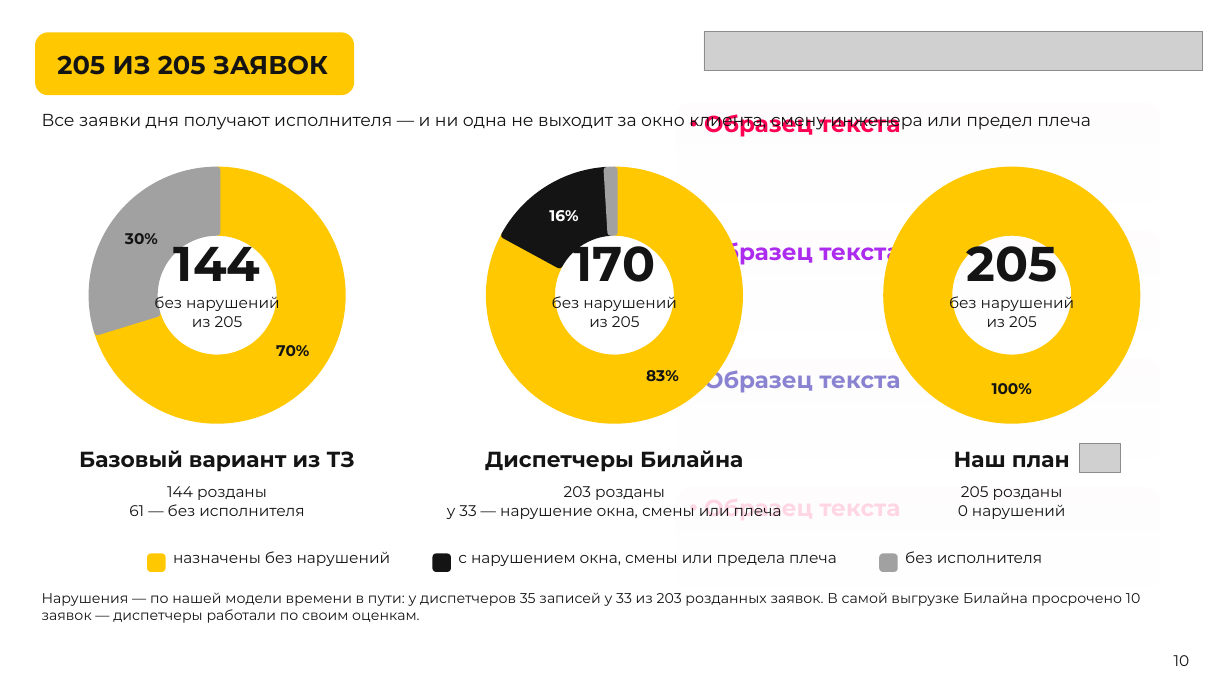
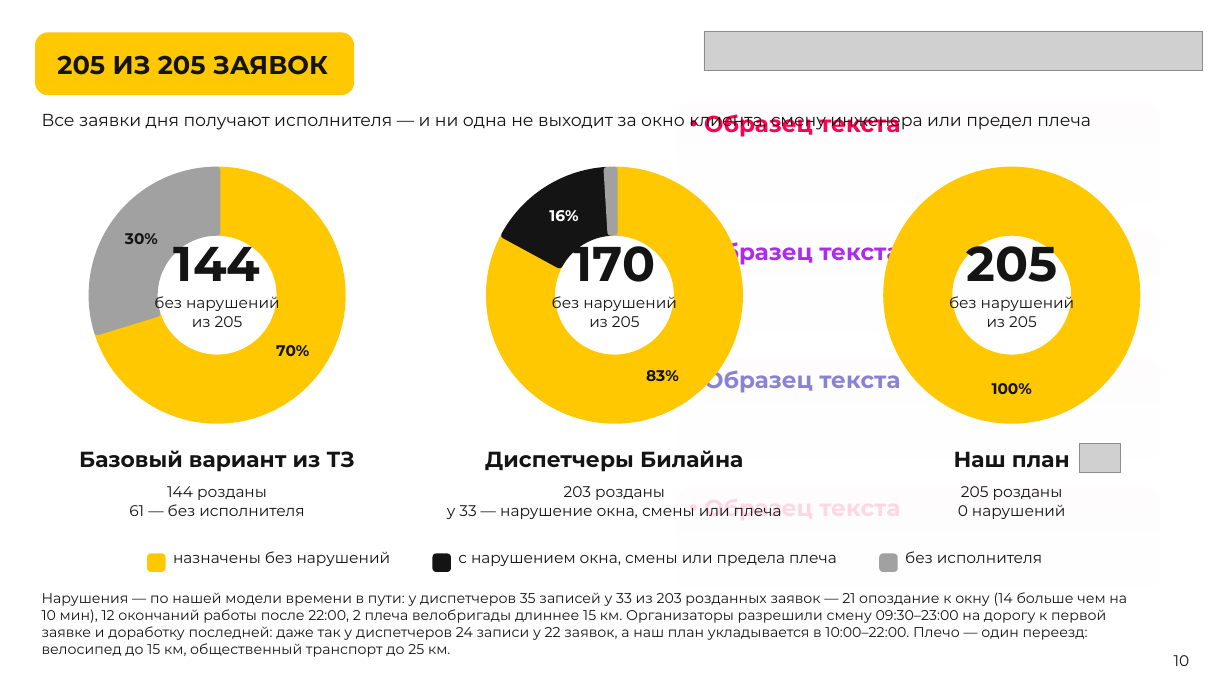
Before and after one commit to earlyr1/beeline-routing, a slide deck: slide 10 of ЛЦТ2026_Презентация_верные_обязательные_слайды.pptx. Drawn at 1232x693 pixels with LibreOffice and Linux fonts; fonts in the diff are those of the drawing; grey boxes stand for pictures. Boxes give left, top, right and bottom in pixels: in the first picture for what was removed or moved away, otherwise in the second. Text is boxed around its words. In the diff, an @@ line names an element or a change of style, - is before the commit and + after.

```diff
--- a/ЛЦТ2026_Презентация_верные_обязательные_слайды.pptx
+++ b/ЛЦТ2026_Презентация_верные_обязательные_слайды.pptx
@@ text at [42, 592, 1127, 656]: text changed @@
-Нарушения — по нашей модели времени в пути: у диспетчеров 35 записей у 33 из 203 розданных заявок. В самой выгрузке Билайна просрочено 10 заявок — диспетчеры работали по своим оценкам.
+Нарушения — по нашей модели времени в пути: у диспетчеров 35 записей у 33 из 203 розданных заявок — 21 опоздание к окну (14 больше чем на 10 мин), 12 окончаний работы после 22:00, 2 плеча велобригады длиннее 15 км. Организаторы разрешили смену 09:30–23:00 на дорогу к первой заявке и доработку последней: даже так у диспетчеров 24 записи у 22 заявок, а наш план укладывается в 10:00–22:00. Плечо — один переезд: велосипед до 15 км, общественный транспорт до 25 км.
```
Also in this commit, not shown: 12 other slides changed, 36 other files.
